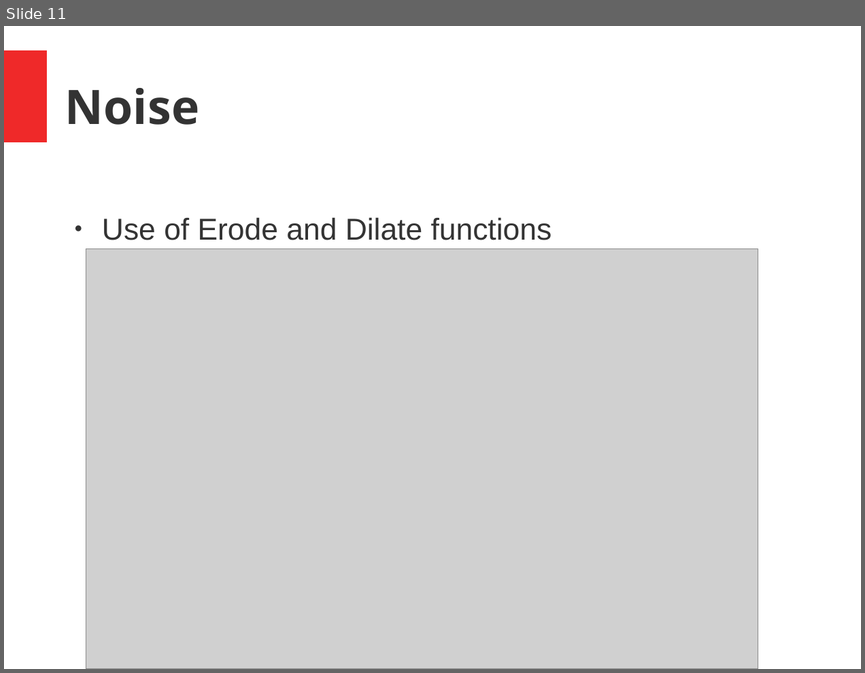
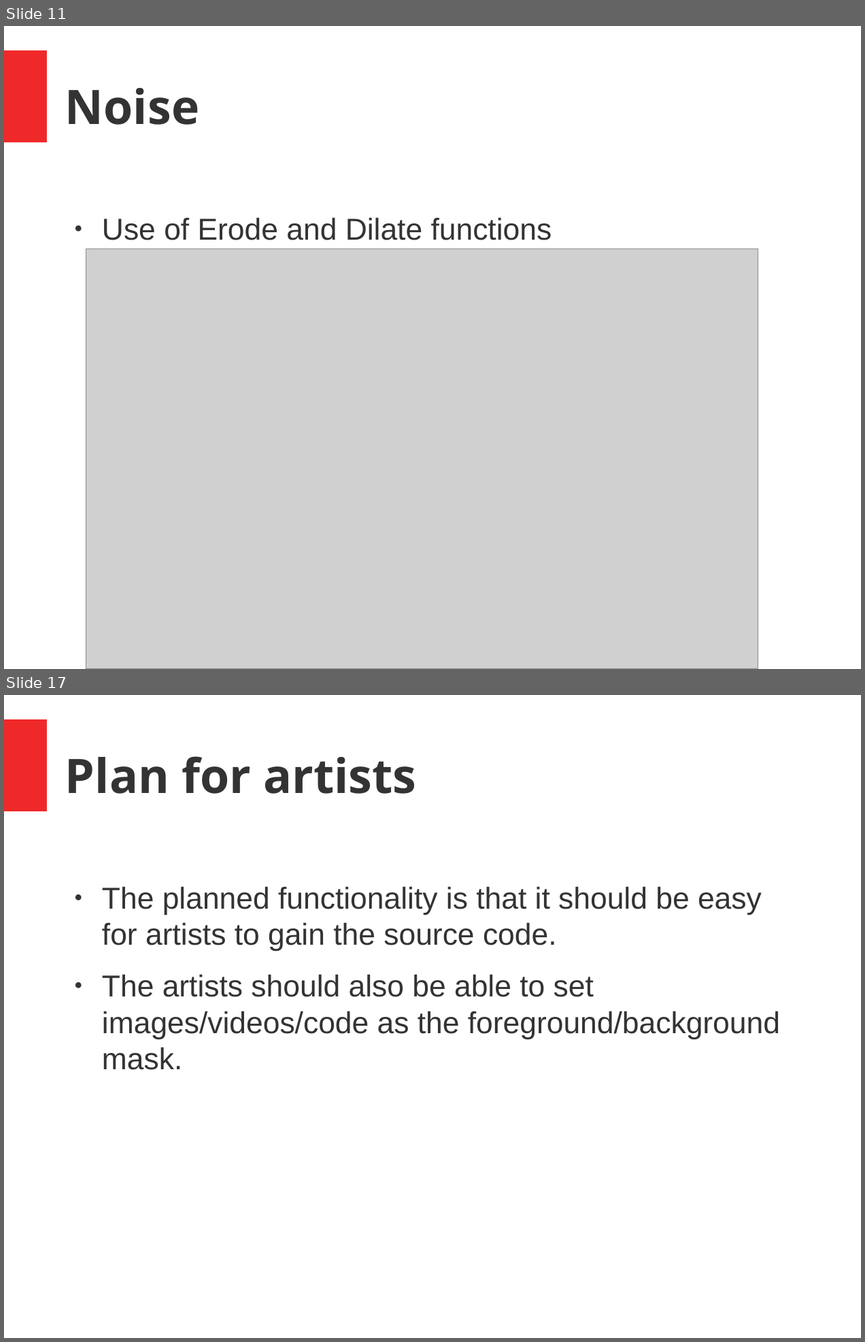
Before and after one commit to joseph-allen/MinsharaMask, a slide deck: SeminarJosephAllen.odp. Shown one above the other, each under a label of ours: slide 11 before the commit, slides 11 and 17 after it; the slides between them are not shown. The pictures are 865x673 and 865x1342 pixels, drawn with LibreOffice and Linux fonts; fonts in the diff are those of the drawing; grey boxes stand for pictures. Boxes give left, top, right and bottom in pixels: in the first picture for what was removed or moved away, otherwise in the second. Text is boxed around its words. In the diff, an @@ line names an element or a change of style, - is before the commit and + after.

```diff
--- a/SeminarJosephAllen.odp
+++ b/SeminarJosephAllen.odp
@@ slide 17 added at (4, 695, 861, 1338), background #FFFFFF; not listed: 1 template element that a slide beside it also shows @@
@@ title added at (65, 756, 416, 794), 44 pt, text #333333, bold @@
+Plan for artists
@@ text added at (102, 886, 780, 1070), 28 pt, text #333333 @@
+● The planned functionality is that it should be easy for artists to gain the source code.
+● The artists should also be able to set images/videos/code as the foreground/background mask.
```
Also in this commit, not shown: 6 other slides added.
